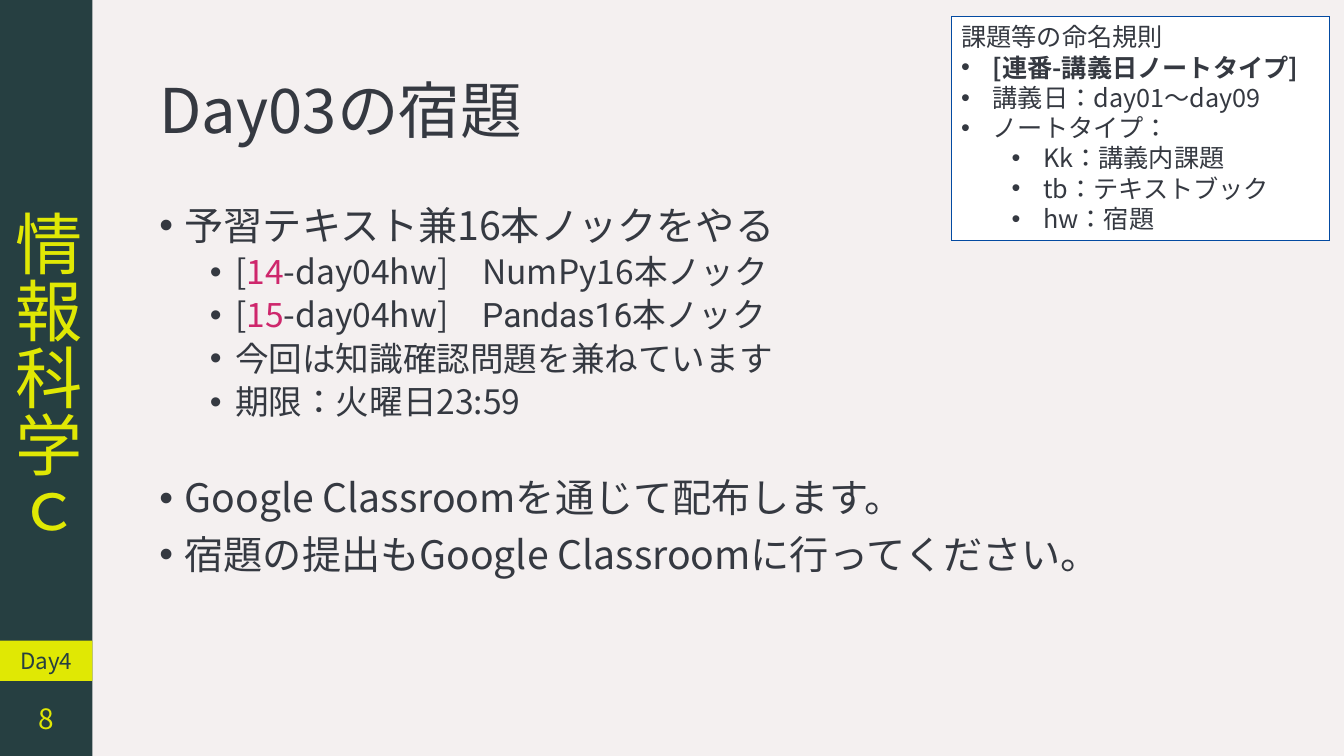
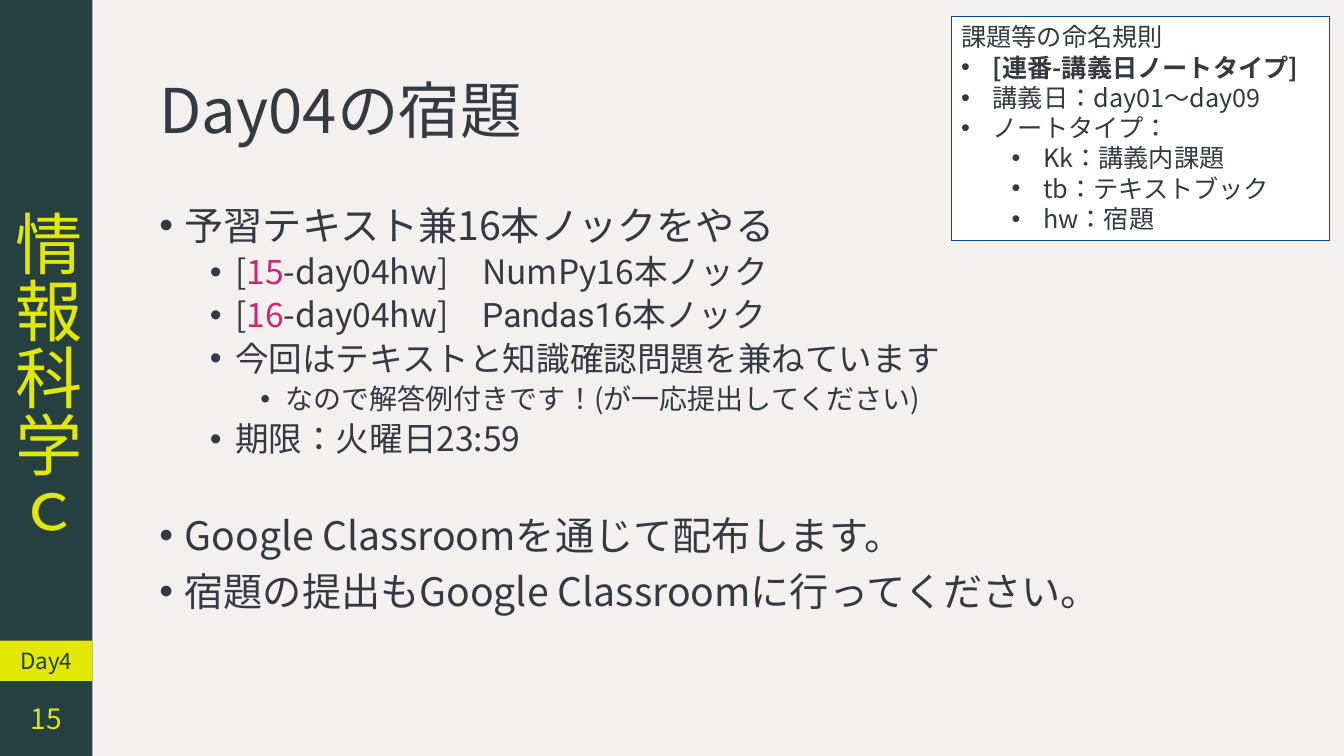
Before and after one commit to YokoyamaLab/PythonBasics, a slide deck: slide 15 of slides/computerScience_day4.pptx (slide 8 before the commit). Drawn at 1344x756 pixels with LibreOffice and Linux fonts; fonts in the diff are those of the drawing. Boxes give left, top, right and bottom in pixels: in the first picture for what was removed or moved away, otherwise in the second. Text is boxed around its words. In the diff, an @@ line names an element or a change of style, - is before the commit and + after.

```diff
--- a/slides/computerScience_day4.pptx
+++ b/slides/computerScience_day4.pptx
@@ title at <box>159,81,522,148</box>: text changed @@
-Day03の宿題
+Day04の宿題
@@ text at <box>235,256,940,415</box>: text changed @@
-  • [14-day04hw] NumPy16本ノック
-  • [15-day04hw] Pandas16本ノック
-  • 今回は知識確認問題を兼ねています
+  • [15-day04hw] NumPy16本ノック
+  • [16-day04hw] Pandas16本ノック
+  • 今回はテキストと知識確認問題を兼ねています
+    • なので解答例付きです！(が一応提出してください)
@@ page number at <box>31,708,62,730</box>: text changed @@
-8
+15
```
Also in this commit, not shown: 4 other slides changed, 7 slides added, 2 other files.
